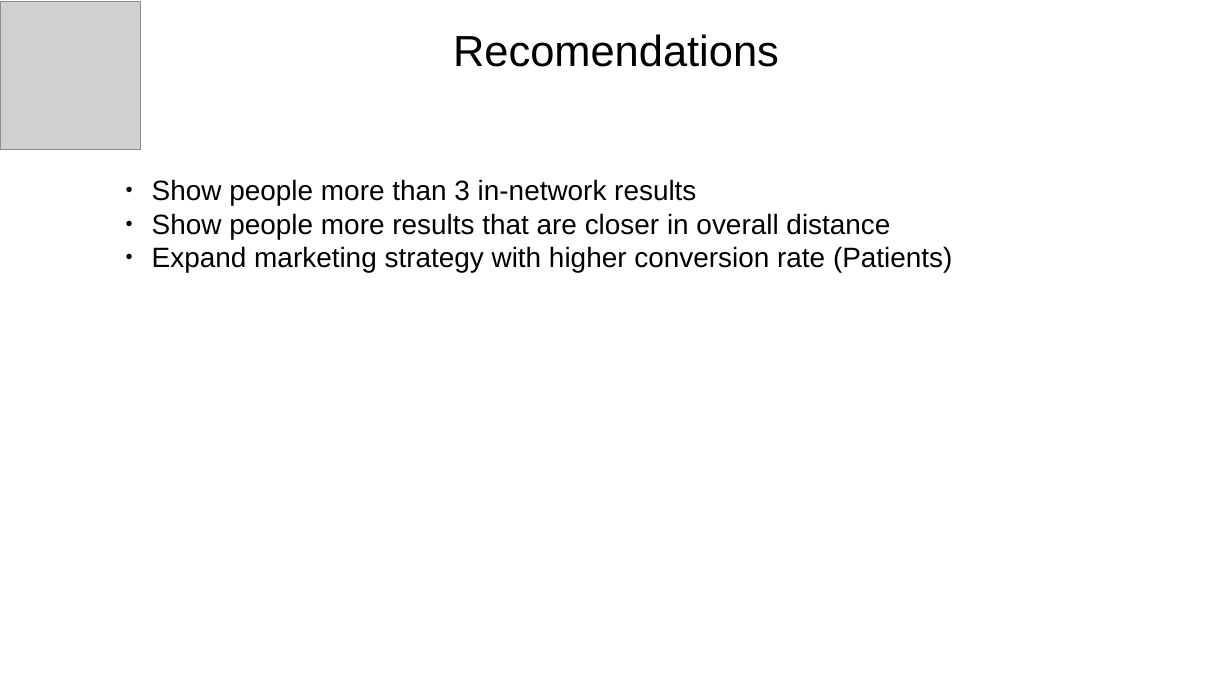
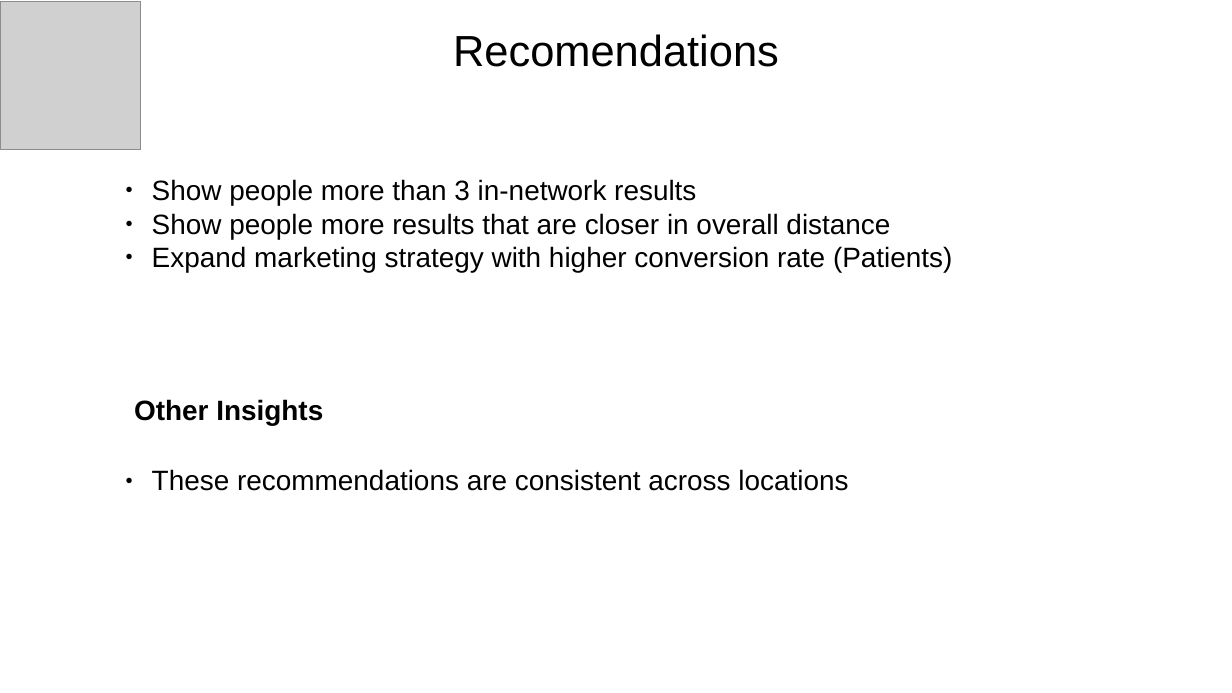
Before and after one commit to consta35/Springboard_AIC, a slide deck: slide 9 of Opencare_challenge/Opencare_deck.odp. Drawn at 1232x693 pixels with LibreOffice and Linux fonts; fonts in the diff are those of the drawing; grey boxes stand for pictures. Boxes give left, top, right and bottom in pixels: in the first picture for what was removed or moved away, otherwise in the second. Text is boxed around its words. In the diff, an @@ line names an element or a change of style, - is before the commit and + after.

```diff
--- a/Opencare_challenge/Opencare_deck.odp
+++ b/Opencare_challenge/Opencare_deck.odp
@@ text added at [134,399,323,425], 18 pt, text #000000, bold @@
+Other Insights
@@ text added at [152,469,848,491], 18 pt, text #000000 @@
+● These recommendations are consistent across locations
```
Also in this commit, not shown: 2 other files.
